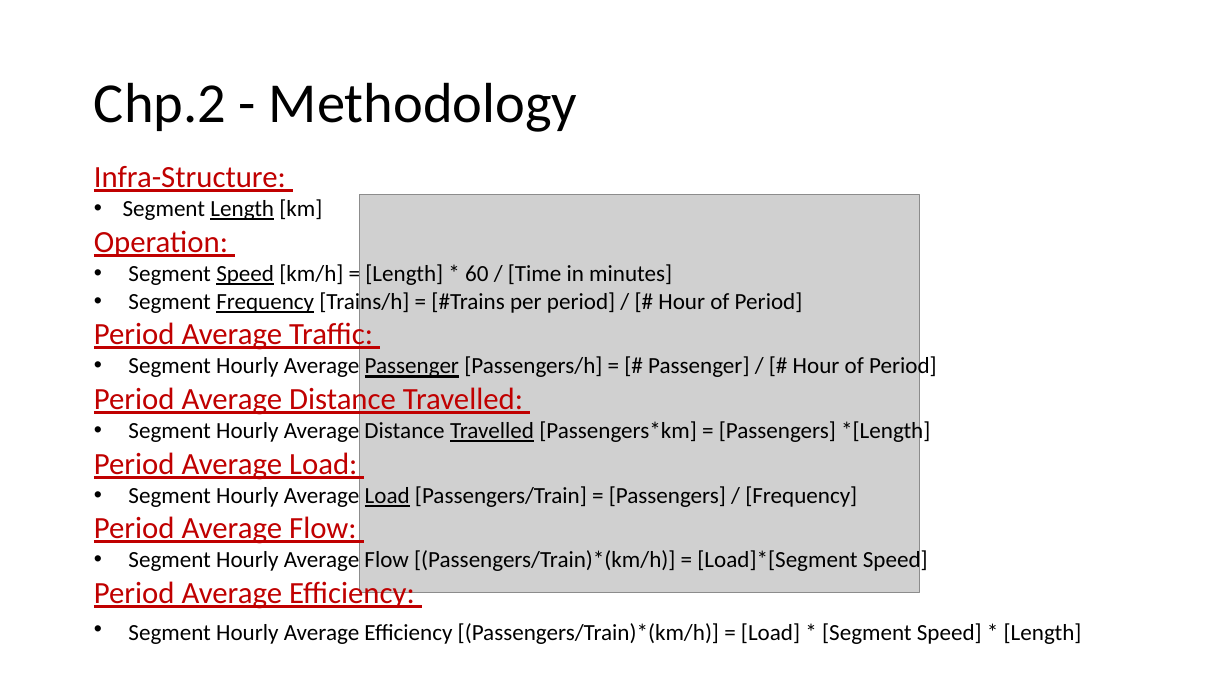
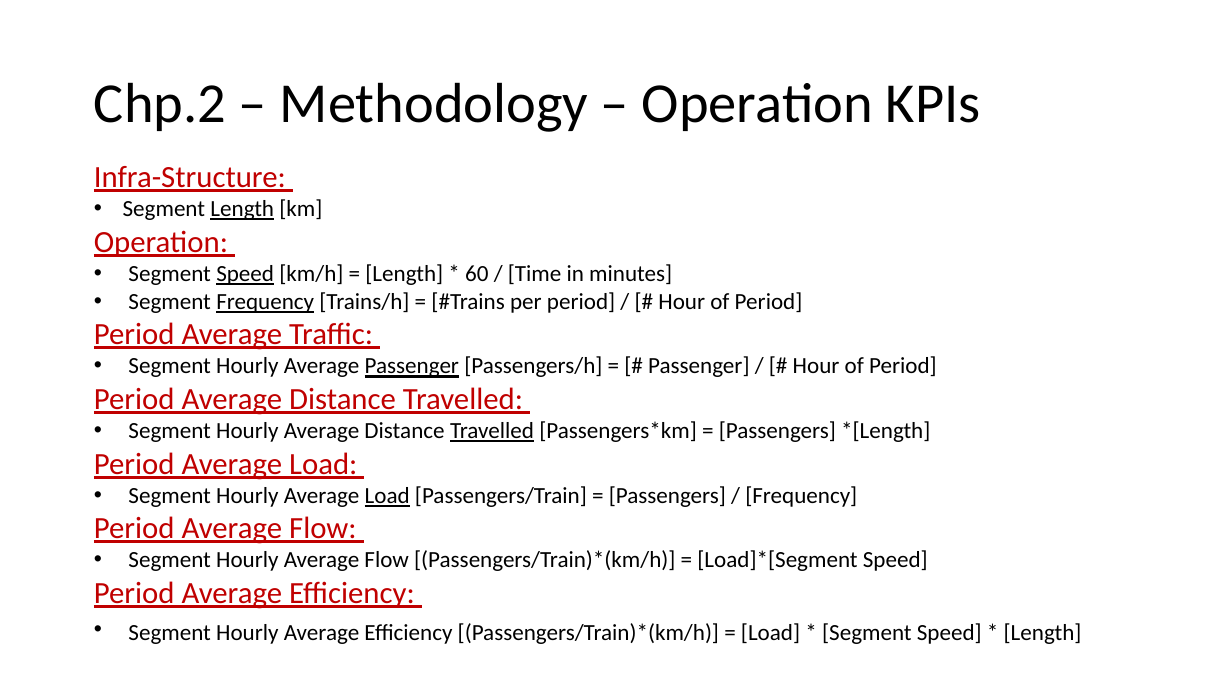
Before and after one commit to Breno-st/big-cities-transport, a slide deck: slide 13 of 11.Presenttaions/big-cities-transport.pptx (slide 6 before the commit). Drawn at 1232x693 pixels with LibreOffice and Linux fonts; fonts in the diff are those of the drawing; grey boxes stand for pictures. Boxes give left, top, right and bottom in pixels: in the first picture for what was removed or moved away, otherwise in the second. Text is boxed around its words. In the diff, an @@ line names an element or a change of style, - is before the commit and + after.

```diff
--- a/11.Presenttaions/big-cities-transport.pptx
+++ b/11.Presenttaions/big-cities-transport.pptx
@@ title at box(94, 82, 981, 132): text changed @@
-Chp.2 - Methodology
+Chp.2 – Methodology – Operation KPIs
@@ picture removed at box(360, 195, 919, 593) @@
```
Also in this commit, not shown: 3 other slides changed, 8 slides added, 38 other files.
